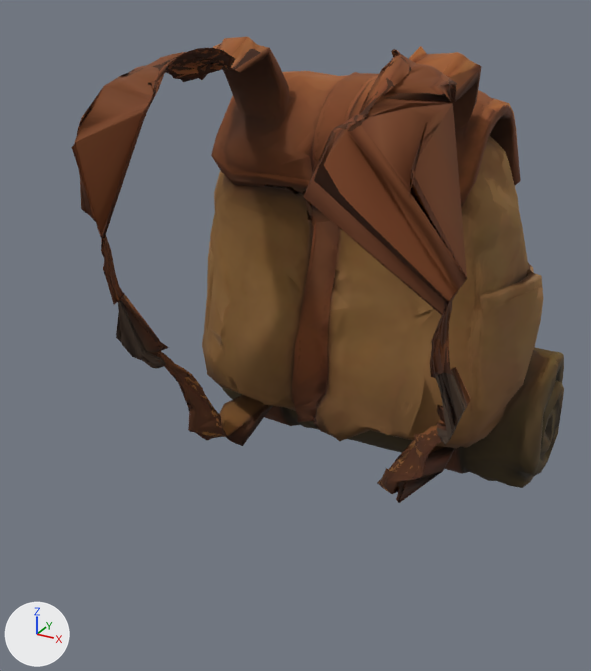
Before and after pictures for a commit that changed the glTF model assets/models/gear/base-male/large_pack.glb.
Both versions are drawn from a 50 mm lens placed at (0.382, -0.604, 1.61), pointed at (-0.019, 0.125, 1.245). Arrows for +X, +Y and +Z are at lower left; the lights stay in place. The picture after the commit comes second. Where no turn or scale is listed for an object, it has been applied to the vertices. Vertices at exactly the same position are counted once.

In view in the first picture: 'large_pack'.
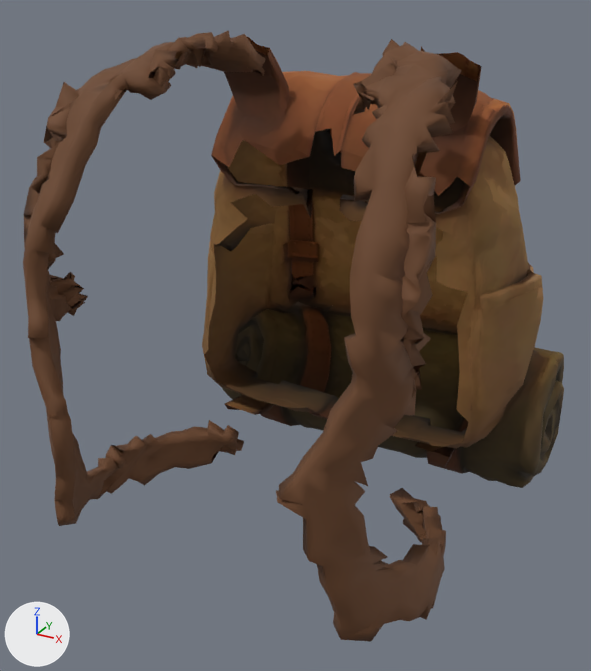
Pixel boxes (x1, y1, x2, y2) of what changed, in the pictures (591 x 671 px):
'large_pack', reshaped (10% wider, 31% taller)
    before: (72, 37, 564, 503)
    after: (23, 30, 564, 642)
part 1 of me_mesh_0_002, added (brown)
    after: (23, 30, 266, 526)
part 2 of me_mesh_0_002, added (brown)
    after: (276, 39, 462, 642)
part 3 of me_mesh_0_002, deleted (brown)
    before: (72, 37, 482, 503)

The edits, one by one:
Material 'Leather.001' (mat_leather_001) is new.
Its base color is (0.147, 0.0593, 0.022) (brown #6b4529).
Its roughness is 0.8.
me_mesh_0_002 is used by ob_large_pack; location (0.0, 0.0, 0.0).
me_mesh_0_002 had 6271 vertices, 12441 faces and spanned x -0.236..0.236, y -0.066..0.459, z 1.007..1.551.
me_mesh_0_002 now has 3194 vertices, 6324 faces and spans x -0.236..0.236, y -0.149..0.459, z 1.007..1.561.
me_mesh_0_002 part 1: a new loose piece of 762 vertices spanning x -0.206..-0.067, y -0.147..0.16, z 1.044..1.561, in mat_leather_001 (brown #6b4529).
me_mesh_0_002 part 2: a new loose piece of 692 vertices spanning x 0.072..0.205, y -0.149..0.164, z 1.047..1.558, in mat_leather_001 (brown #6b4529).
me_mesh_0_002 part 3: 4531 vertices removed from x -0.209..0.201, y -0.066..0.196, z 1.066..1.551.
me_mesh_0_002 gains material mat_leather_001 (brown #6b4529).
